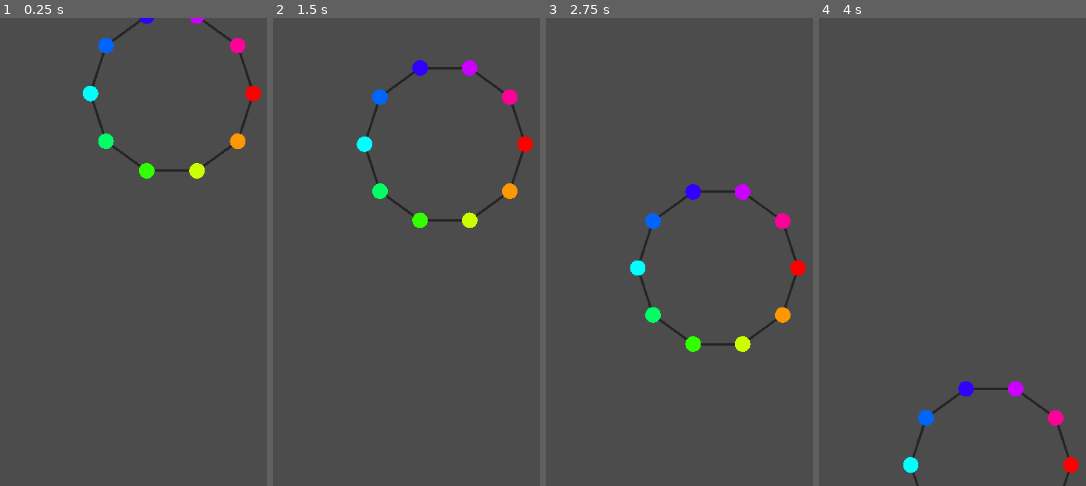
Above: before the commit, frames 1-4 (left to right).
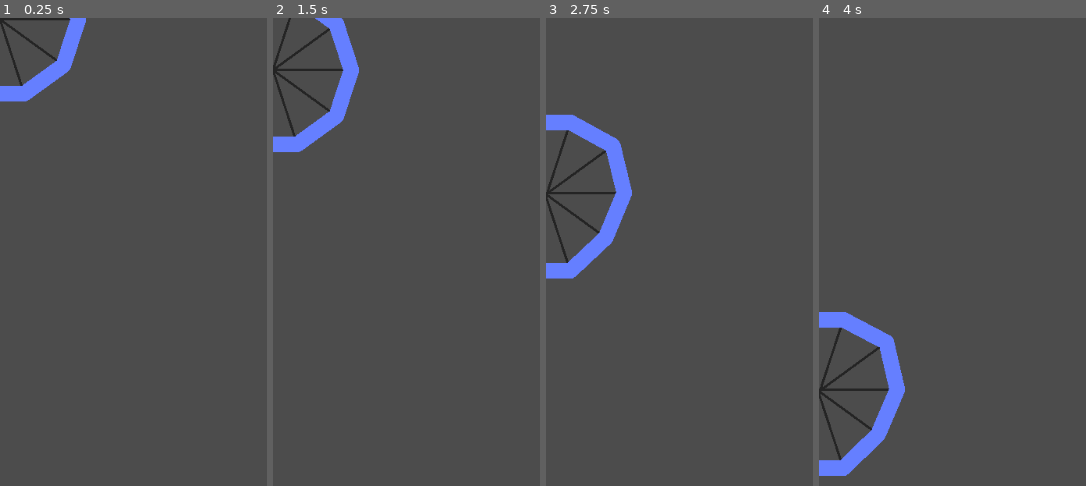
Above: after the commit, the same moments.

Repository: bustedwallstudios/Softbody
Game: Godot game, scene res://Objects/SquishyBall.tscn
Two runs of this game, one before a commit and one after it. Both use one fixed random seed, a clock stepped at 60 frames per second and the inputs below. This scene is started directly instead of the project's main scene.
Inputs (mouse positions are in pixels of both pictures, inside the frame that each line leads up to):
- Up to frame 1 (0.25 s): no input
- Up to frame 2 (1.5 s): tap Enter (ui_accept) at 0.5, 0.77 s; move the mouse to (outside the picture) at 0.52 s; hold Right (ui_right) 0.53-1.28 s; move the mouse to (513, 275) at 1.27 s; hold Down (ui_down) from 1.28 s (still down)
- Up to frame 3 (2.75 s): tap Enter (ui_accept) at 1.52 s; move the mouse to (outside the picture) at 2.02 s; release Down (ui_down) at 2.03 s; hold Right (ui_right) from 2.03 s (still down)
- Up to frame 4 (4 s): move the mouse to (outside the picture) at 2.77 s; tap Enter (ui_accept) at 3.02, 3.77 s; move the mouse to (outside the picture) at 3.52 s; release Right (ui_right) at 3.53 s; hold Left (ui_left) from 3.53 s (still down)

The runs differ from the first frame. In frame 1, 3.9% of the frame differs, in the area x 0-98%, y 0-35%; in frame 2, 5.1%; in frame 3, 6.0%, in the area x 0-98%, y 20-72%; in frame 4, 5.0%.

Commit message:
idk random stuff (mainly added radial springs to the ball), among others

Diff:
--- a/2dWorld.tscn
+++ b/2dWorld.tscn
@@ -49,7 +49,7 @@
 polygon = PoolVector2Array( -5.95, -0.225, 5.95, -0.225, 5.95, 1.075, -5.95, 1.075 )
 
 [node name="RotatingBeam" type="StaticBody2D" parent="World"]
-position = Vector2( 910, -824 )
+position = Vector2( 1418, 156 )
 rotation = -3.84321
 scale = Vector2( 1, 5 )
 __meta__ = {
@@ -64,7 +64,7 @@
 polygon = PoolVector2Array( -546, 3.99805, -546, -13.002, 659, -12.9976, 659, 4.00244 )
 
 [node name="RotatingBeam2" type="StaticBody2D" parent="World"]
-position = Vector2( -274, -223 )
+position = Vector2( 604, -987 )
 rotation = 0.836013
 scale = Vector2( 1.016, 3.251 )
 script = ExtResource( 4 )
@@ -83,7 +83,7 @@
 polygon = PoolVector2Array( -27.2157, -0.289926, 32.9624, -0.241419, 32.9287, 0.677203, -27.2257, 0.947976 )
 
 [node name="RotatingBeam3" type="StaticBody2D" parent="World"]
-position = Vector2( 1834, -219 )
+position = Vector2( 1839, -181 )
 rotation = 1.5708
 scale = Vector2( 1.237, 3.251 )
 script = ExtResource( 4 )
@@ -102,7 +102,7 @@
 polygon = PoolVector2Array( -27.2157, -0.289926, 32.9624, -0.241419, 32.9287, 0.677203, -27.2257, 0.947976 )
 
 [node name="Beam" type="RigidBody2D" parent="World"]
-position = Vector2( 2371, -723 )
+position = Vector2( 778, 14 )
 mass = 20.0
 gravity_scale = 3.72
 can_sleep = false
@@ -123,6 +123,8 @@
 
 [node name="Ball" type="RigidBody2D" parent="World"]
 position = Vector2( 2080, 306 )
+collision_layer = 3
+collision_mask = 3
 input_pickable = true
 mass = 25.0
 gravity_scale = 5.0
@@ -143,7 +145,9 @@
 polygon = PoolVector2Array( -4.45, 1.625, -4.6, 0.425001, -4.45, -0.775, -4, -1.875, -3.25, -2.825, -2.3, -3.575, -1.2, …(247 unchanged characters)…
 
 [node name="BigBall" type="RigidBody2D" parent="World"]
-position = Vector2( 2162, -452 )
+position = Vector2( -1083, 214 )
+collision_layer = 3
+collision_mask = 3
 input_pickable = true
 mass = 50.0
 gravity_scale = 5.0
@@ -163,10 +167,12 @@
 scale = Vector2( 44.924, 44.925 )
 polygon = PoolVector2Array( -4.45, 1.625, -4.6, 0.425001, -4.45, -0.775, -4, -1.875, -3.25, -2.825, -2.3, -3.575, -1.2, …(247 unchanged characters)…
 
-[node name="SquishyBody" parent="." instance=ExtResource( 5 )]
-position = Vector2( 651, -1531 )
-pointsHoriz = 4
-pointsVert = 7
+[node name="SquishyBody" parent="." instance=ExtResource( 1 )]
+position = Vector2( -817, -1024 )
+rotation = 1.5708
+pointRadius = 23.0
+stiffness = 0.73
+showLines = false
 
 [connection signal="input_event" from="World/Ball" to="World/Ball" method="inputEvent"]
 [connection signal="input_event" from="World/BigBall" to="World/BigBall" method="inputEvent"]
--- a/Objects/Spring.gd
+++ b/Objects/Spring.gd
@@ -71,17 +71,9 @@
 
 		# If this is a ball body, instead of a mesh-like square one, we'll do the calculations
 		# to figure out the pressure-based forces.
-		if isBall:
+		if false:
 			# The AMOUNT of pressure that we will apply to the points
 			var pressureForce:float = findPressureForce() * pressureFactor
-
-			# The damping we will apply to the points to prevent them from flying off into infinity
-			PointA.linear_damp = 0
-			PointB.linear_damp = 0
-
-			# The amount of pressure for each specific point, as their damping will be different
-			var pressureForceOnA = pressureForce
-			var pressureForceOnB = pressureForce
 
 			# The direction we are to apply the force in is perpendicular to the spring,
 			# pointing outwards. This will push them both away from the center of the ball,
@@ -93,8 +85,8 @@
 
 			# Add the pressure force vector to the force that we will ultimately apply to
 			# each point.
-			forceOnPointA += forceDirection * pressureForceOnA
-			forceOnPointB += forceDirection * pressureForceOnB
+			forceOnPointA += (forceDirection * pressureForce)
+			forceOnPointB += (forceDirection * pressureForce)
 
 		# Set the spring force applied to each point to the force we calculated
 		# This will be set by all the springs affecting the point, and THEN
--- a/Objects/SquishyBall.gd
+++ b/Objects/SquishyBall.gd
@@ -29,8 +29,9 @@
 export (Vector2) var gravity = Vector2(0, 1)
 
 export (bool) var showLines   = true
-export (bool) var showPoints  = true
+export (bool) var showPoints  = false
 export (bool) var showPolygon = false
+export (bool) var showOutline = true
 
 # Stores all the points in a 2d array (used in squishy ball, not square one)
 var bodyPoints = []
@@ -72,7 +73,10 @@
 
 func _physics_process(delta):
 	if showPolygon:
-		refreshShapeArray()
+		$Shape.polygon = getOutlineArray()
+
+	if showOutline:
+		$Outline.points = getOutlineArray()
 
 	# Calculate the area (volume) of the shape this frame
 	V = calculateArea()
@@ -142,6 +146,12 @@
 			# Create a spring attached to the current and next points
 			createSpring(i, i+1, str(i), pxBetweenPoints)
 
+	var halfDistAround = int(pointsAroundCircle/2)
+
+	for i in range(0, halfDistAround):
+		var oppositeIdx = (i + halfDistAround) % pointsAroundCircle
+		createSpring(i, oppositeIdx, str(i) + "long", radiusInPx*2)
+
 func createSpring(idx:int, targetIdx:int, springName:String, length:float):
 	# Create a new spring and add it as a child
 	var spring = PhysicsSpring.instance()
@@ -173,6 +183,8 @@
 
 func calculateArea():
 	# The running total of all our calculations
+	# I don't know how this works, but at the end of the work we do,
+	# this will equal the area of the shape.
 	var total = 0
 
 	# The index of the first and second points
@@ -209,10 +221,15 @@
 # Refreshes the Polygon2D that we use to represent the shape of the softbody.
 # This simply iterates through each point and adds it to the polygon in order.
 # Very convenient to have that bodyPoints[] array.
-func refreshShapeArray():
+func getOutlineArray() -> PoolVector2Array:
 	var pointArray:PoolVector2Array
 
+	# Add each point in the "circle" to the array
 	for point in bodyPoints:
 		pointArray.append(get_node(point).position)
 
-	$Shape.polygon = pointArray
+	# Add the first one to the array again at the end, so the outline line
+	# will be connected at the ends.
+	pointArray.append(get_node(bodyPoints[0]).position)
+
+	return pointArray
--- a/Objects/SquishyBall.tscn
+++ b/Objects/SquishyBall.tscn
@@ -5,7 +5,6 @@
 [ext_resource path="res://Objects/PhysicsPoint.tscn" type="PackedScene" id=3]
 
 [node name="SquishyBall" type="Node2D"]
-position = Vector2( 220, 95 )
 script = ExtResource( 1 )
 PhysicsPoint = ExtResource( 3 )
 PhysicsSpring = ExtResource( 2 )
@@ -13,3 +12,11 @@
 [node name="Shape" type="Polygon2D" parent="."]
 z_index = 1
 color = Color( 0, 1, 0, 1 )
+
+[node name="Outline" type="Line2D" parent="."]
+z_index = 1
+width = 20.0
+default_color = Color( 0.4, 0.501961, 1, 1 )
+joint_mode = 2
+begin_cap_mode = 2
+end_cap_mode = 2
--- a/Tests/World.tscn
+++ b/Tests/World.tscn
@@ -1,21 +1,13 @@
 [gd_scene load_steps=4 format=2]
-
-[sub_resource type="SphereMesh" id=5]
 
 [sub_resource type="BoxShape" id=3]
 extents = Vector3( 10, 0.2, 10 )
 
 [sub_resource type="CubeMesh" id=4]
 
+[sub_resource type="SphereMesh" id=5]
+
 [node name="Spatial" type="Spatial"]
-
-[node name="SoftBody" type="SoftBody" parent="."]
-transform = Transform( -0.830945, 0.00186519, -0.556351, 0.54337, -0.212061, -0.812268, -0.119495, -0.977255, 0.175197, -0.113752, 1.24116, -0.000750899 )
-use_in_baked_light = true
-mesh = SubResource( 5 )
-material/0 = null
-pressure_coefficient = 1.0
-damping_coefficient = 0.0
 
 [node name="Camera" type="Camera" parent="."]
 transform = Transform( 1, 0, 0, 0, 0.947294, 0.320365, 0, -0.320365, 0.947294, 0, 1.36913, 4.67792 )
@@ -30,3 +22,9 @@
 transform = Transform( 10, 0, 0, 0, 0.2, 0, 0, 0, 10, 0, 0, 0 )
 snap = 0.0001
 mesh = SubResource( 4 )
+
+[node name="SoftBody" type="SoftBody" parent="."]
+transform = Transform( 0.570269, 0, 0.821458, 0, 1, 0, -0.821458, 0, 0.570269, 0, 1.02954, 0 )
+mesh = SubResource( 5 )
+material/0 = null
+volume_stiffness = 1.0
Not shown: 1 places in 2dWorld.tscn that only renumber resources
